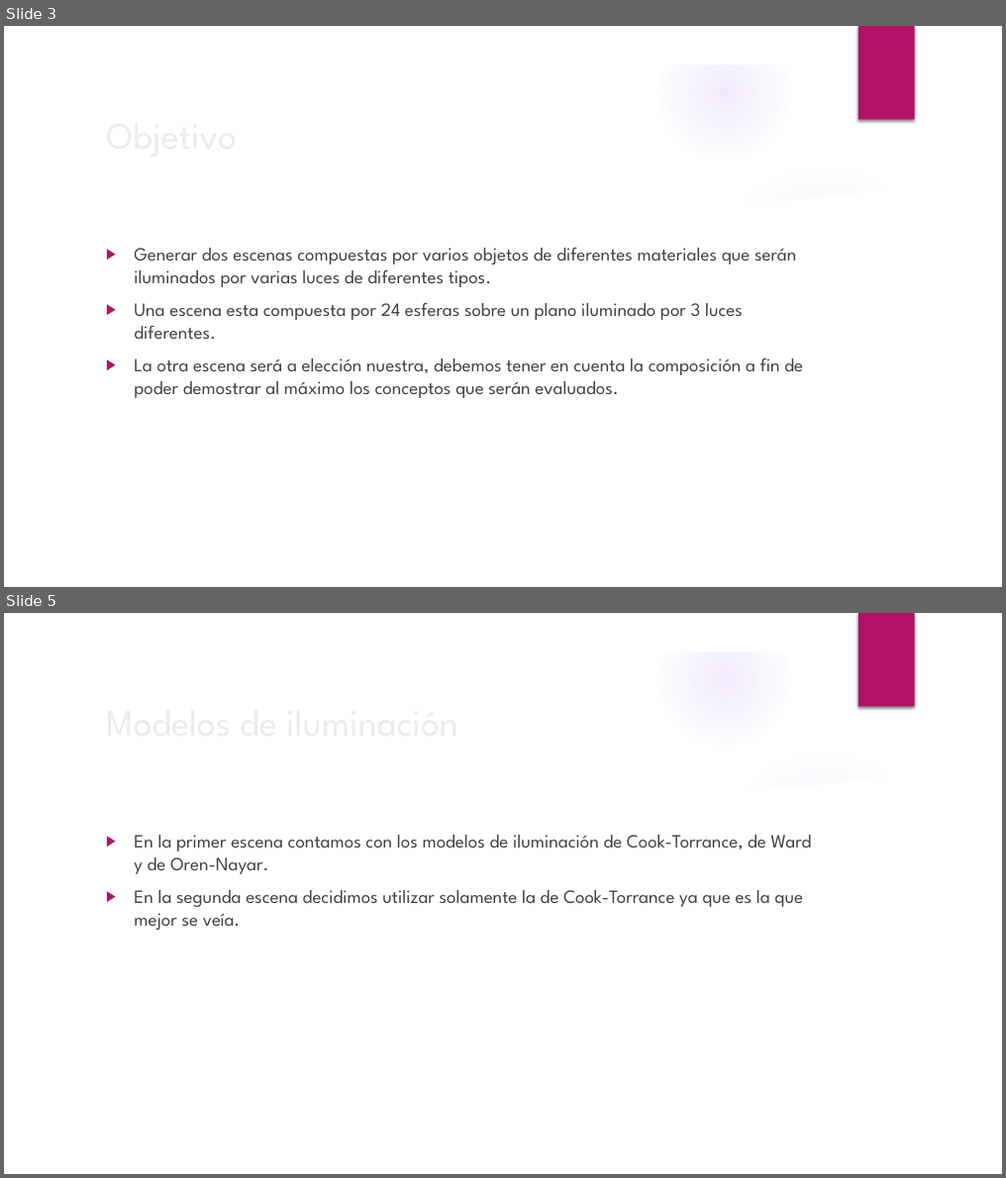
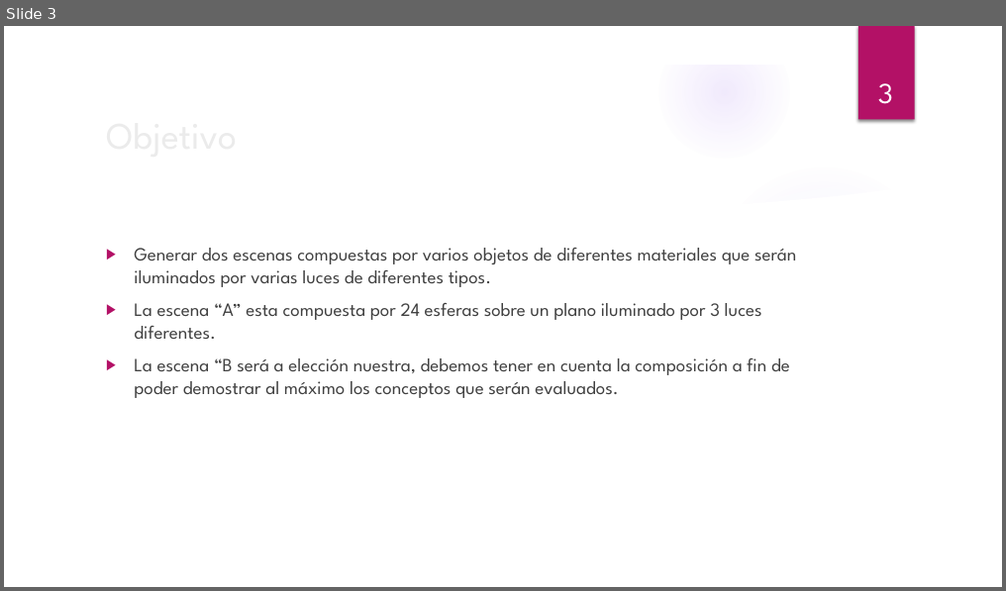
Before and after one commit to nlandau91/CG2019, a slide deck: Proyecto2/Presentacion Proyecto 2.pptx. Shown one above the other, each under a label of ours: slides 3 and 5 before the commit, slide 3 after it; the slides between them are not shown. The pictures are 1006x1178 and 1006x591 pixels, drawn with LibreOffice and Linux fonts; fonts in the diff are those of the drawing; background and template pictures are left out. Boxes give left, top, right and bottom in pixels: in the first picture for what was removed or moved away, otherwise in the second. Text is boxed around its words. In the diff, an @@ line names an element or a change of style, - is before the commit and + after.

```diff
--- a/Proyecto2/Presentacion Proyecto 2.pptx
+++ b/Proyecto2/Presentacion Proyecto 2.pptx
@@ slide 5 removed at box(4, 613, 1002, 1174), background picture (left out); not listed: 9 template elements that a slide beside it also shows @@
@@ text removed at box(134, 835, 812, 930) @@
-▶ En la primer escena contamos con los modelos de iluminación de Cook-Torrance, de Ward y de Oren-Nayar.
-▶ En la segunda escena decidimos utilizar solamente la de Cook-Torrance ya que es la que mejor se veía.
@@ title removed at box(423, 835, 599, 848) @@
-Modelos de iluminación
@@ slide 3 changed as well @@
@@ page number added at box(878, 83, 893, 104), 28 pt, text #FFFFFF @@
+3
@@ text at box(134, 303, 790, 398): text changed @@
-▶ Una escena esta compuesta por 24 esferas sobre un plano iluminado por 3 luces diferentes.
-▶ La otra escena será a elección nuestra, debemos tener en cuenta la composición a fin de poder demostrar al máximo los conceptos que serán evaluados.
+▶ La escena “A” esta compuesta por 24 esferas sobre un plano iluminado por 3 luces diferentes.
+▶ La escena “B será a elección nuestra, debemos tener en cuenta la composición a fin de poder demostrar al máximo los conceptos que serán evaluados.
```
Also in this commit, not shown: 5 other slides changed, 1 slide added, 3 other slides removed.
